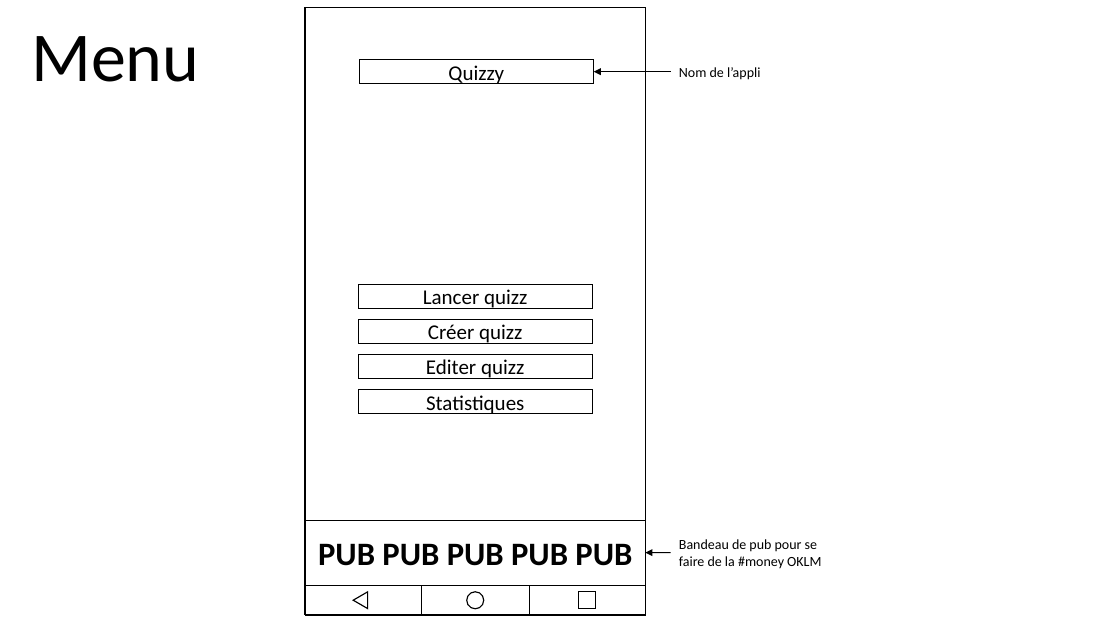
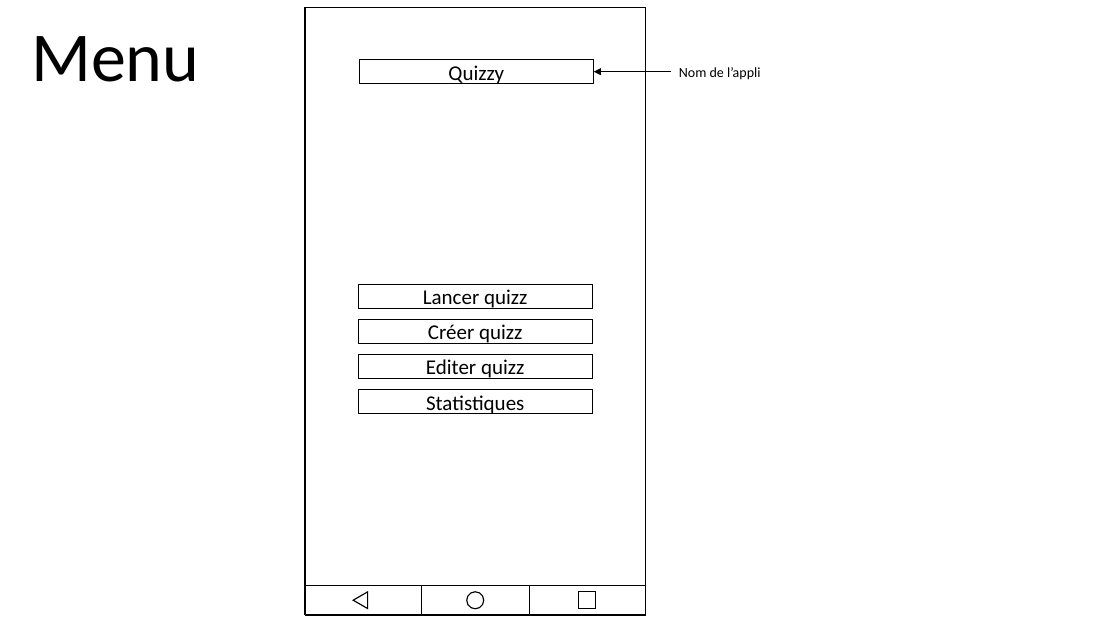
Before and after one commit to Absolaym/Quizzy, a slide deck: slide 1 of Projet_management.pptx. Drawn at 1120x630 pixels with LibreOffice and Linux fonts; fonts in the diff are those of the drawing. Boxes give left, top, right and bottom in pixels: in the first picture for what was removed or moved away, otherwise in the second. Text is boxed around its words. In the diff, an @@ line names an element or a change of style, - is before the commit and + after.

Commit message:
Plus de pubs :'(

```diff
--- a/Projet_management.pptx
+++ b/Projet_management.pptx
@@ rectangle removed at (305,520,645,585) @@
-PUB PUB PUB PUB PUB
@@ text removed at (679,539,821,569) @@
-Bandeau de pub pour se faire de la #money OKLM
@@ arrow removed from (670, 553) to (645, 553) @@
```
